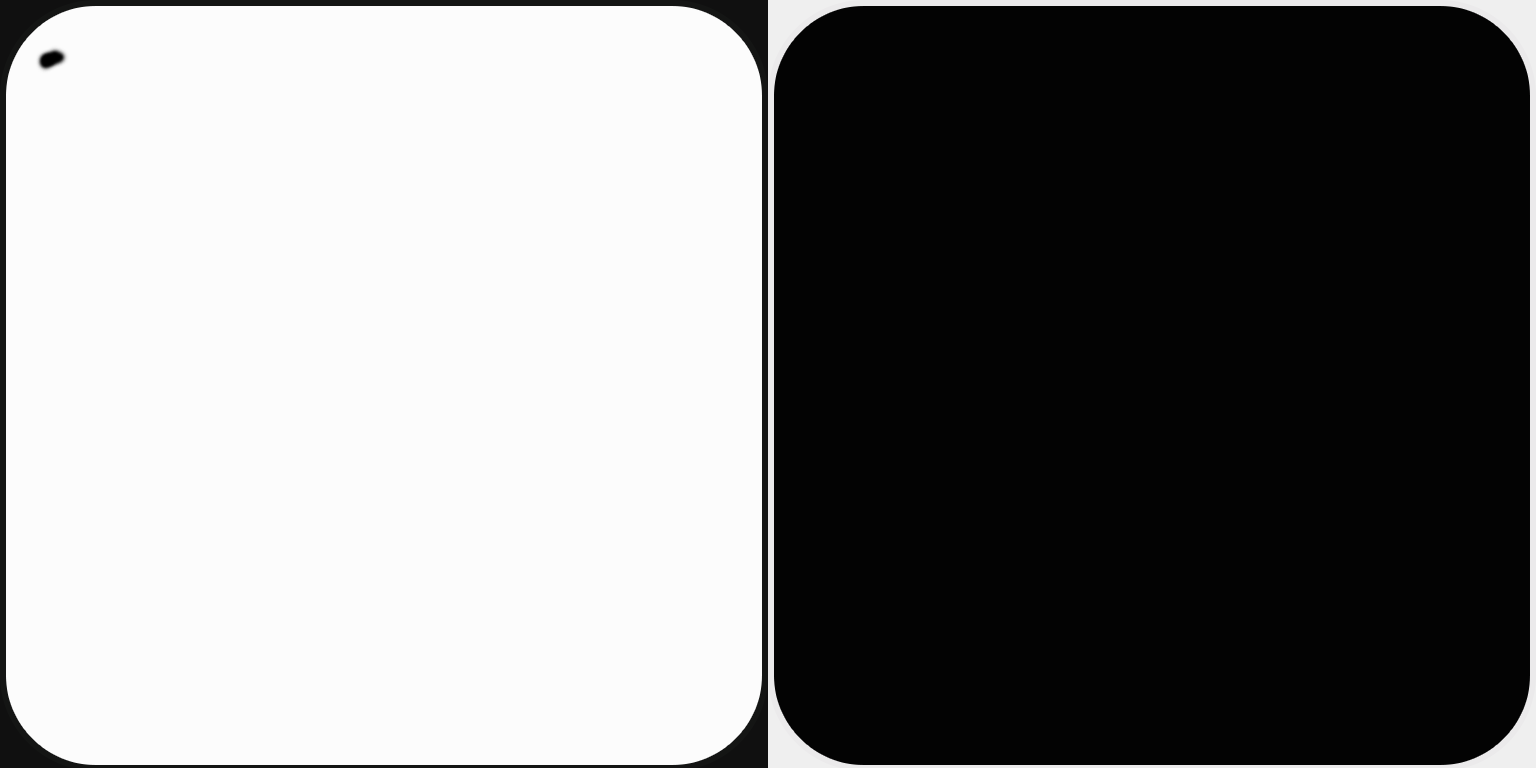
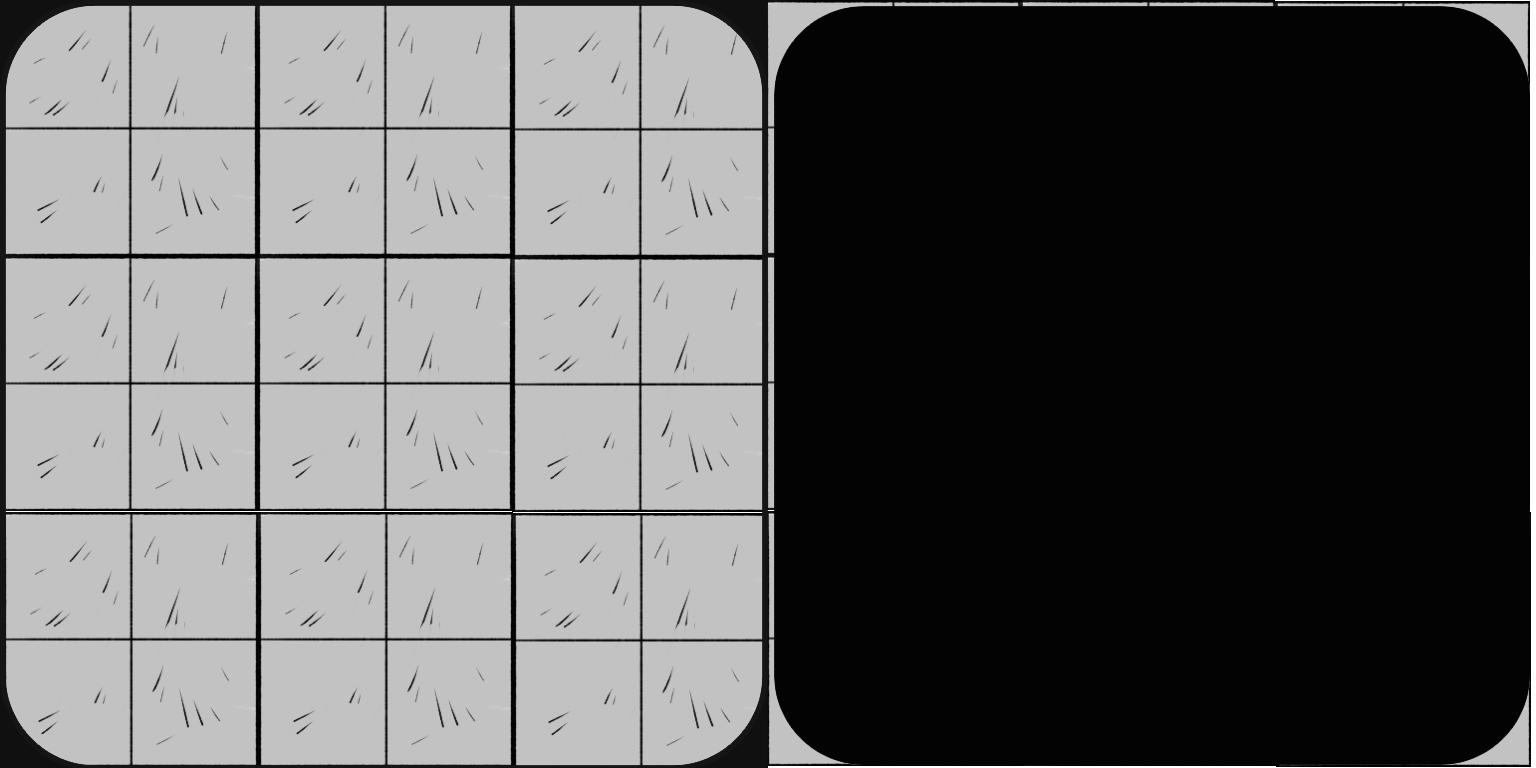
The second 1536px x 768px image is a revision of the first. Changes to its layers:
removed layer "Layer 1" over [35, 45, 70, 74]
removed layer "Background" over [5, 0, 1536, 768]
added layer "Layer 0" above "Layer 12" over [5, 0, 1530, 768]
added layer "Layer 12" above "Layer 11" over [767, 0, 1531, 767]
added layer "Layer 11" over [5, 2, 768, 768]
